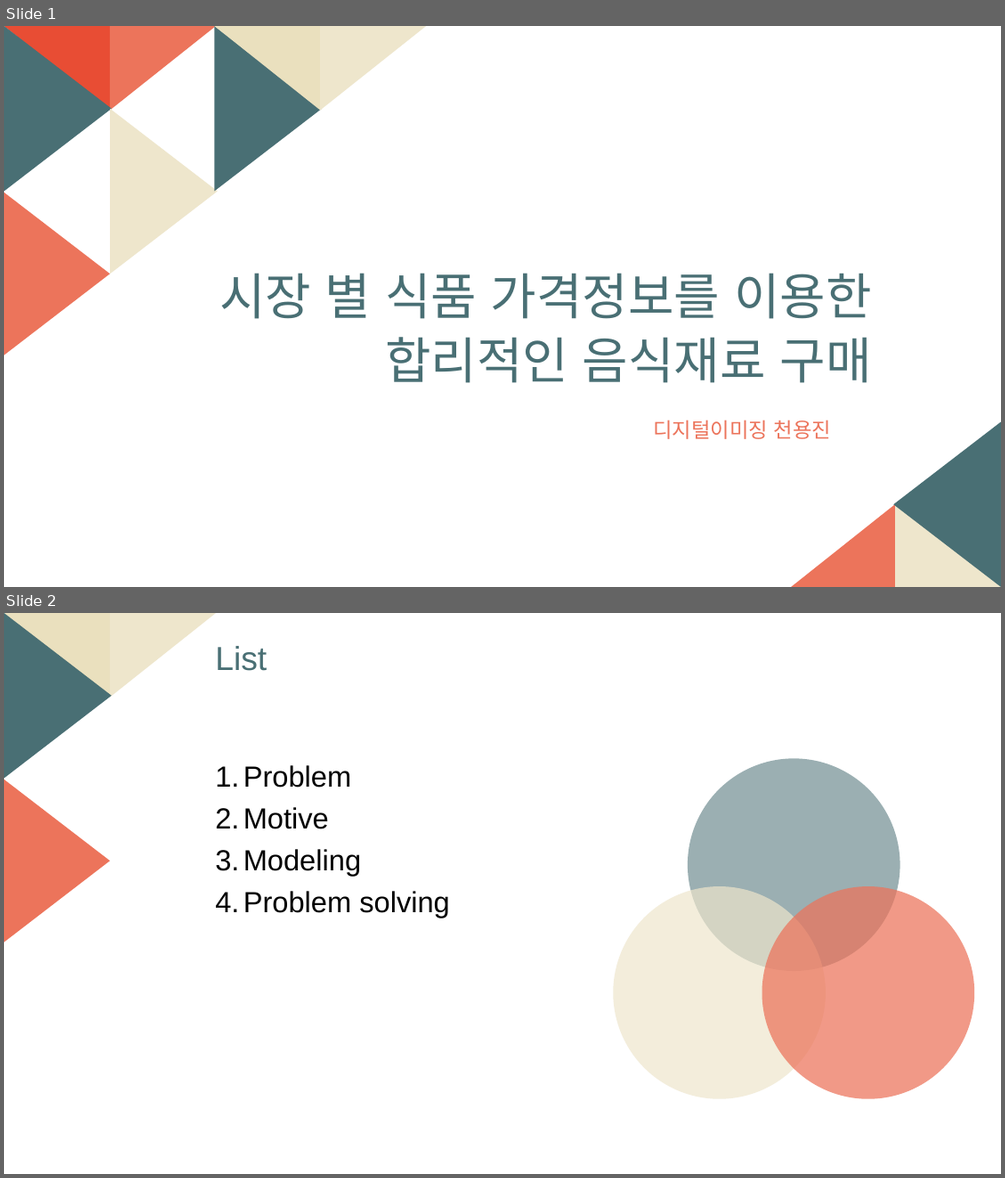
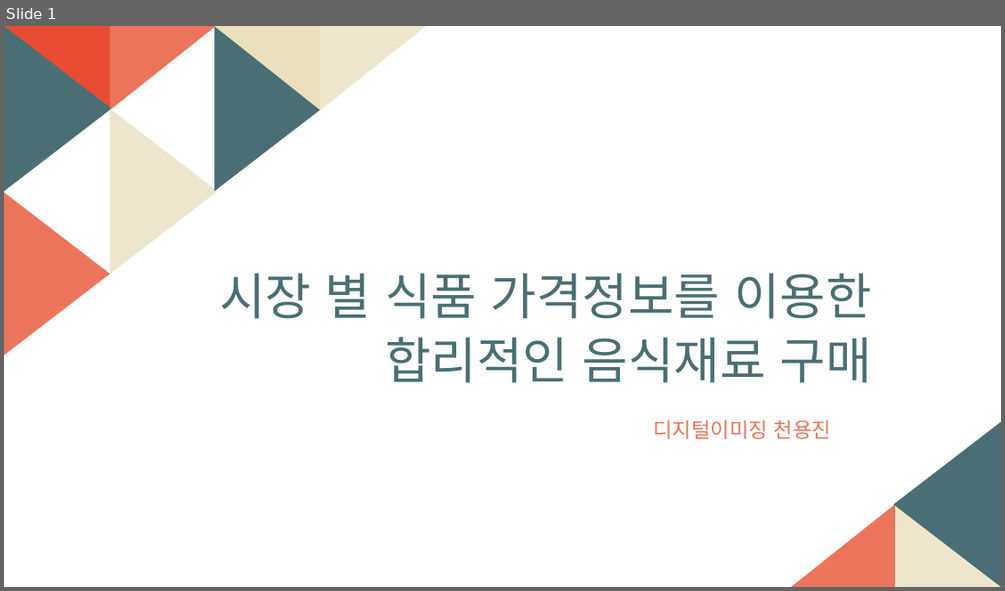
Before and after one commit to sharhp21/Data_structure_, a slide deck: personal/발표자료/자료구조설계_5주차.pptm. Shown one above the other, each under a label of ours: slides 1 and 2 before the commit, slide 1 after it. The pictures are 1005x1178 and 1005x591 pixels, drawn with LibreOffice and Linux fonts; fonts in the diff are those of the drawing. Boxes give left, top, right and bottom in pixels: in the first picture for what was removed or moved away, otherwise in the second. Text is boxed around its words. In the diff, an @@ line names an element or a change of style, - is before the commit and + after.

```diff
--- a/personal/발표자료/자료구조설계_5주차.pptm
+++ b/personal/발표자료/자료구조설계_5주차.pptm
@@ slide 2 removed at box(4, 613, 1001, 1174), background #FFFFFF; not listed: 2 template elements that a slide beside it also shows @@
@@ right triangle removed at box(4, 613, 110, 697) @@
@@ right triangle removed at box(110, 613, 217, 697) @@
@@ text removed at box(215, 646, 267, 671) @@
-List
@@ text removed at box(243, 765, 450, 917) @@
-1. Problem
-2. Motive
-3. Modeling
-4. Problem solving
@@ ellipse removed at box(688, 758, 900, 971) @@
@@ ellipse removed at box(614, 887, 825, 1099) @@
@@ ellipse removed at box(762, 887, 975, 1099) @@
```
Also in this commit, not shown: 6 slides added, 13 other slides removed, 4 other files.
